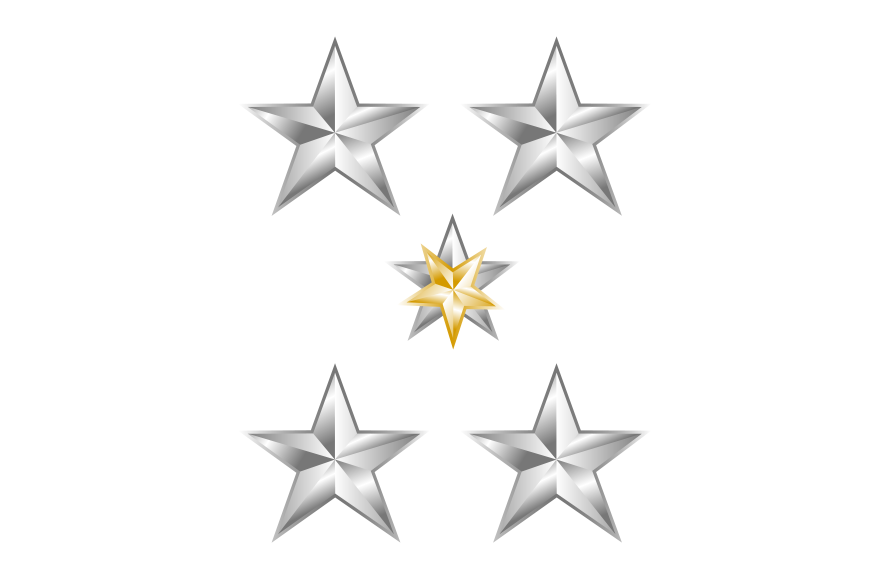
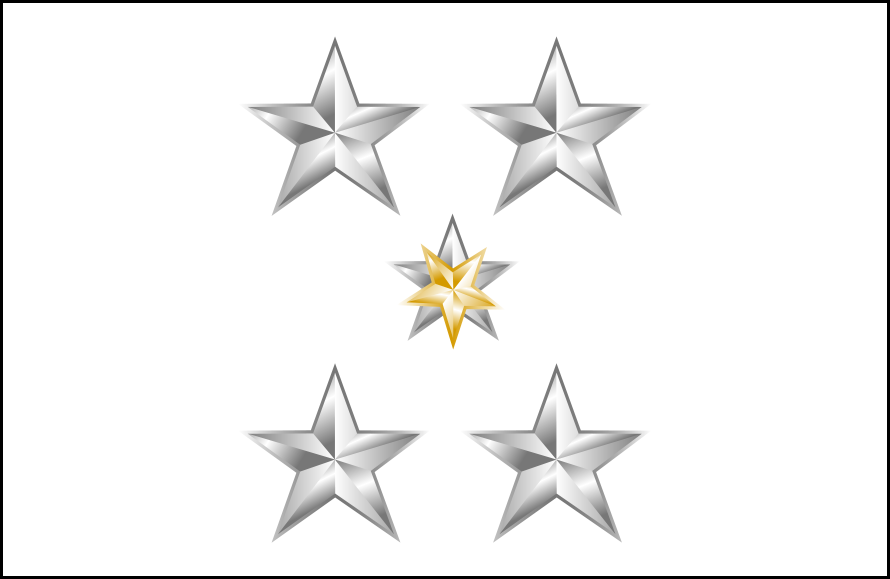
Layers edited between the first and the second w=890, h=579 image:
added layer "Layer 9" over [left=0, top=0, right=890, bottom=579]
